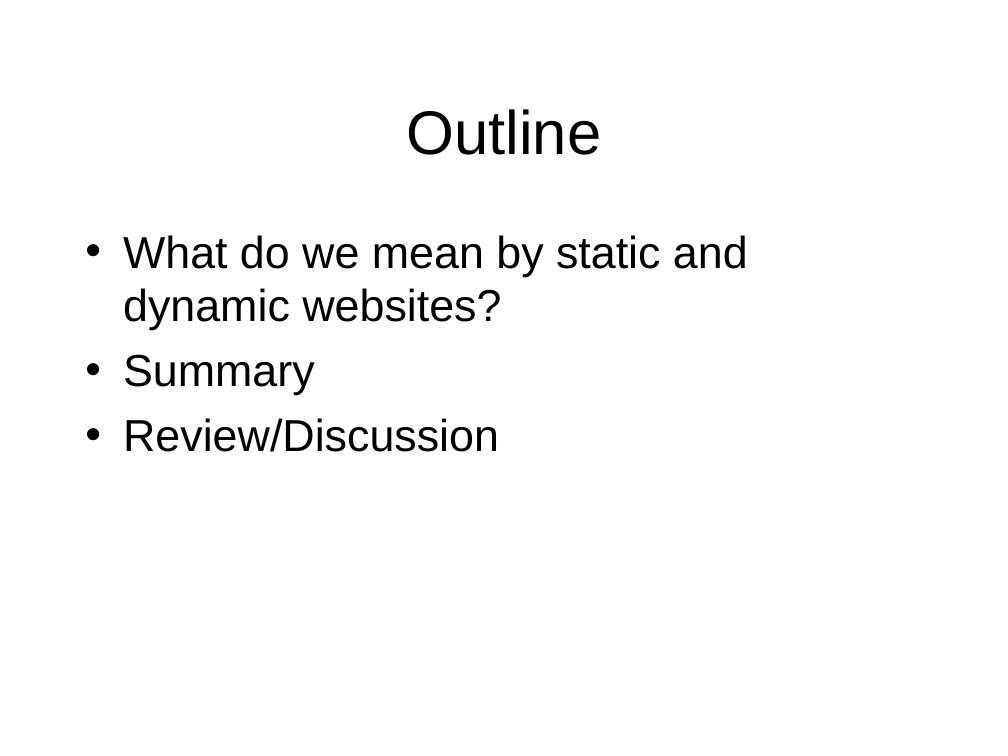
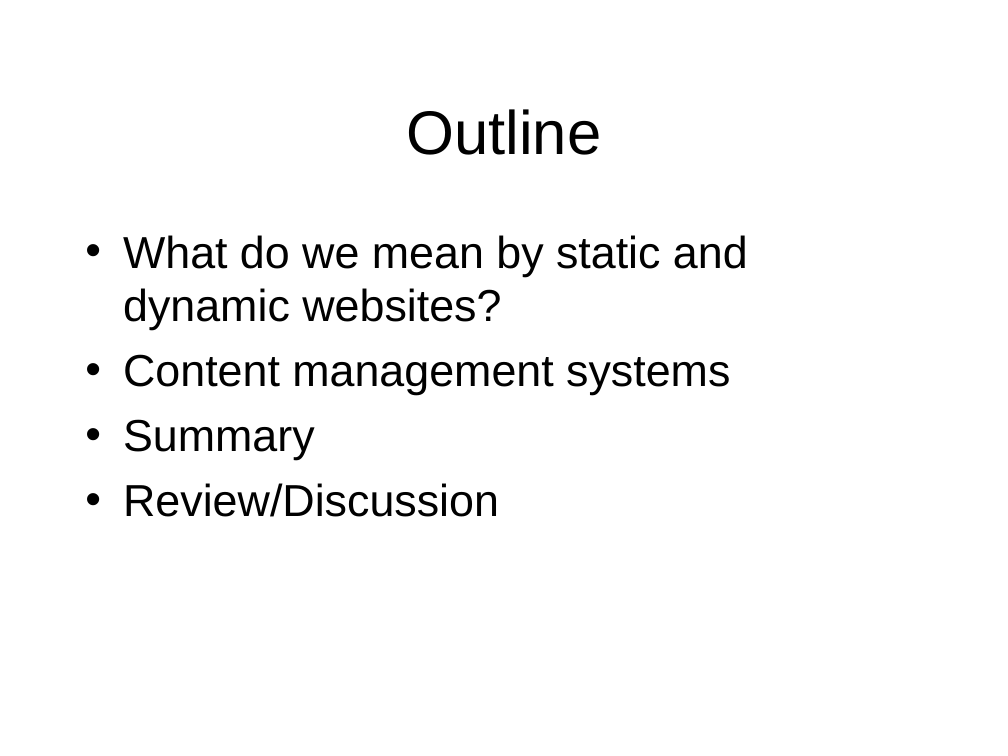
Before and after one commit to octaviordz/zjnu2017.github.io, a slide deck: slide 2 of WAD/lectures/080--Dynamic.vs.Static.Websites.pptx. Drawn at 1008x756 pixels with LibreOffice and Linux fonts; fonts in the diff are those of the drawing. Boxes give left, top, right and bottom in pixels: in the first picture for what was removed or moved away, otherwise in the second. Text is boxed around its words. In the diff, an @@ line names an element or a change of style, - is before the commit and + after.

```diff
--- a/WAD/lectures/080--Dynamic.vs.Static.Websites.pptx
+++ b/WAD/lectures/080--Dynamic.vs.Static.Websites.pptx
@@ text at box(123, 354, 730, 395): paragraph added @@
+• Content management systems
```
Also in this commit, not shown: 1 other slide changed, 6 other files.
